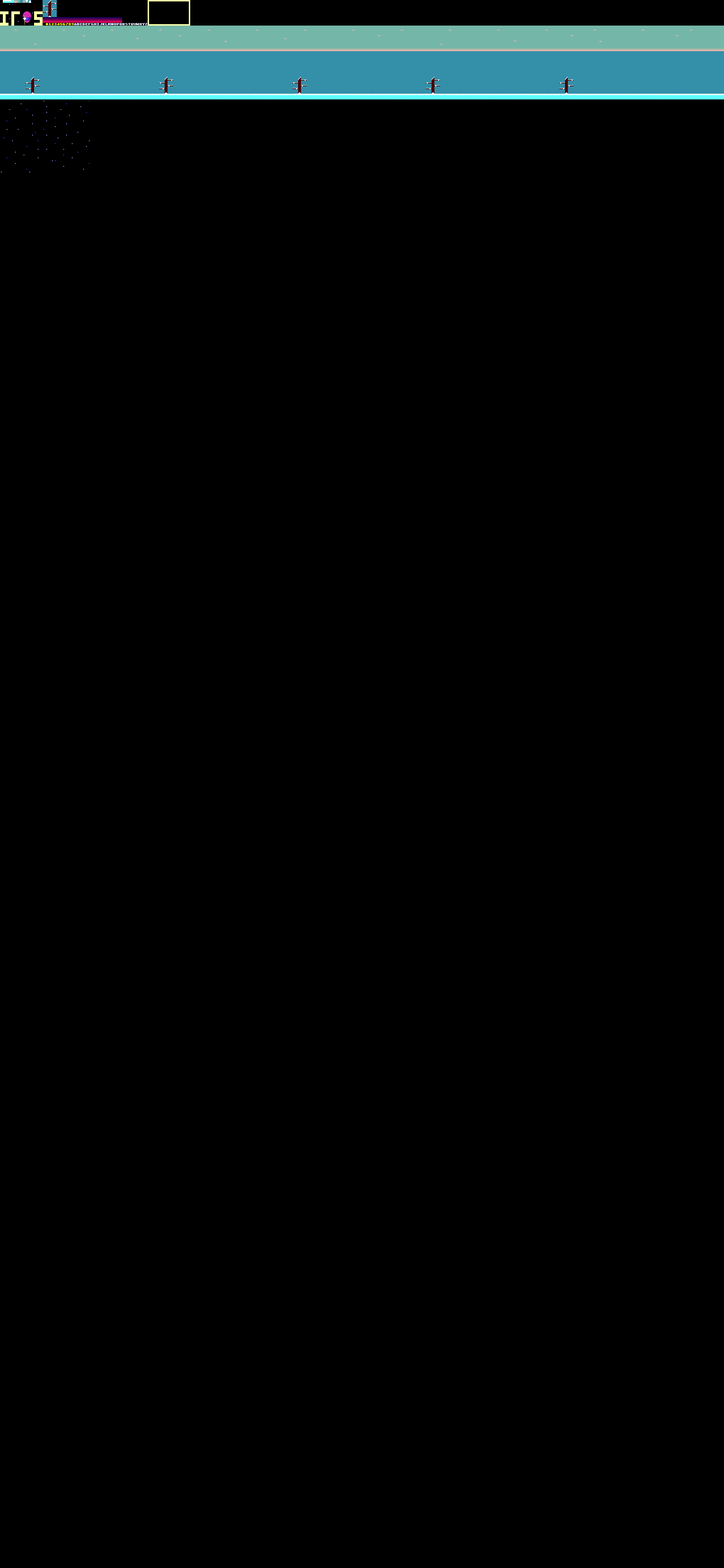
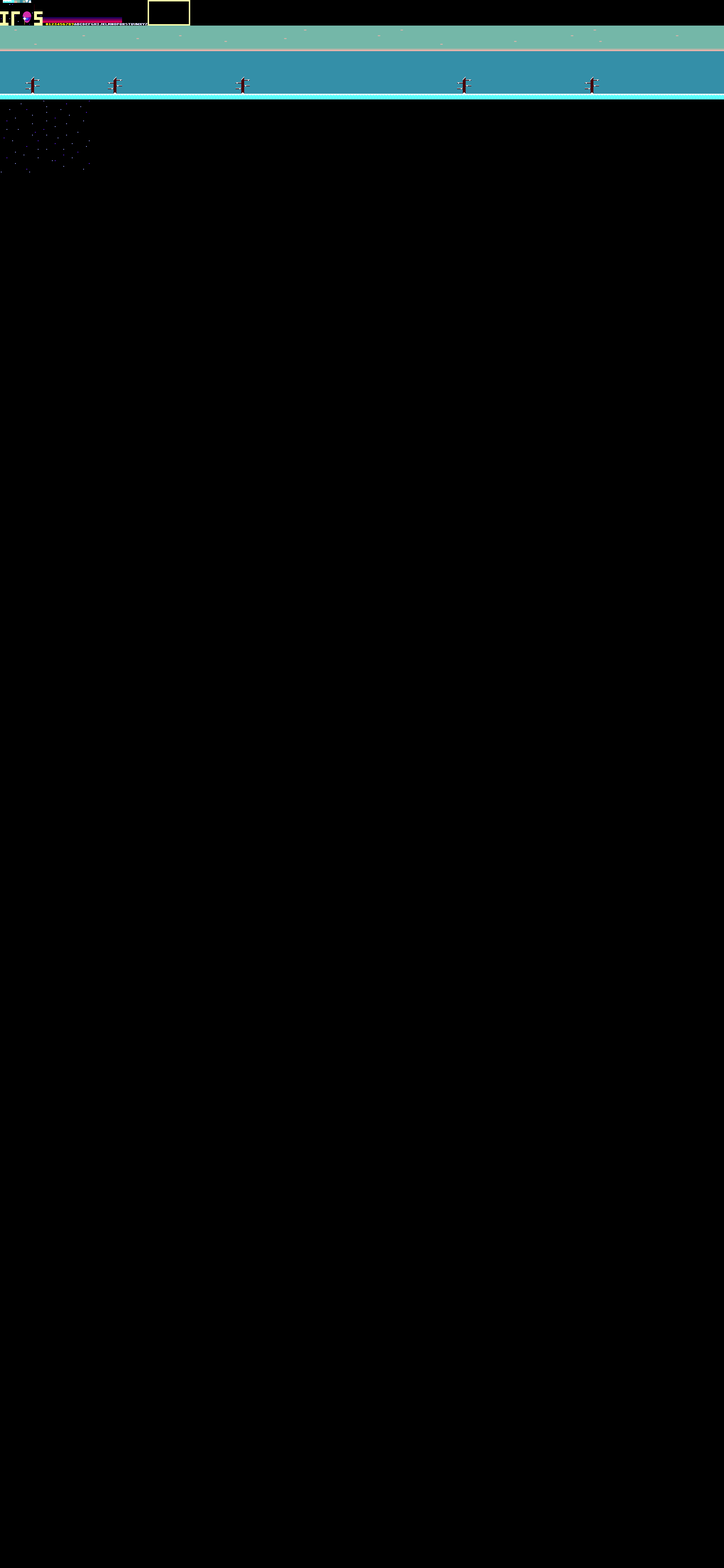
Layer changes from the first 724 × 1568 image to the second:
painted on "Background" over [42, 0, 694, 94]
